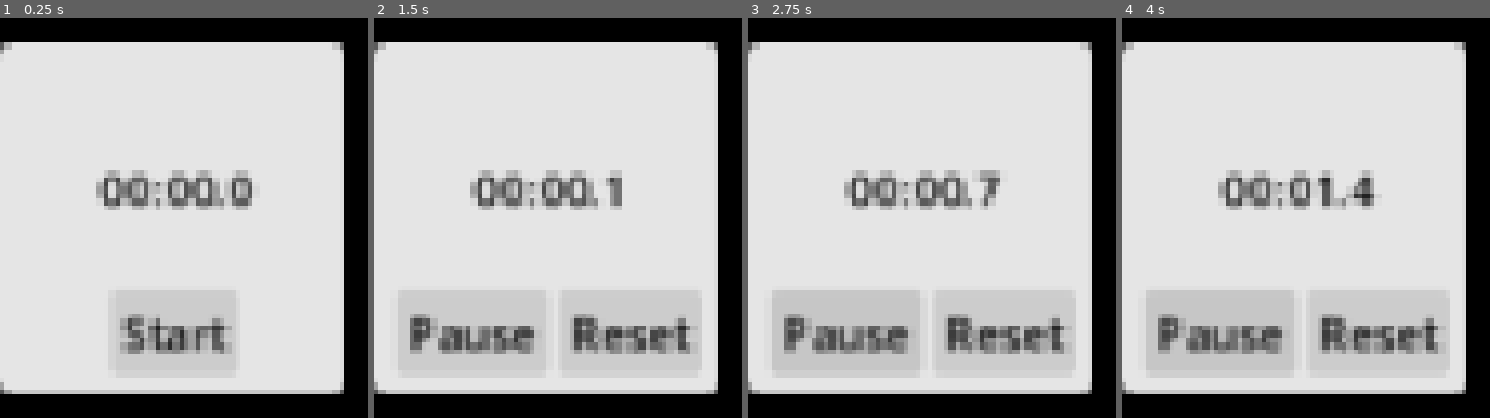
Above: before the commit, frames 1-4 (left to right).
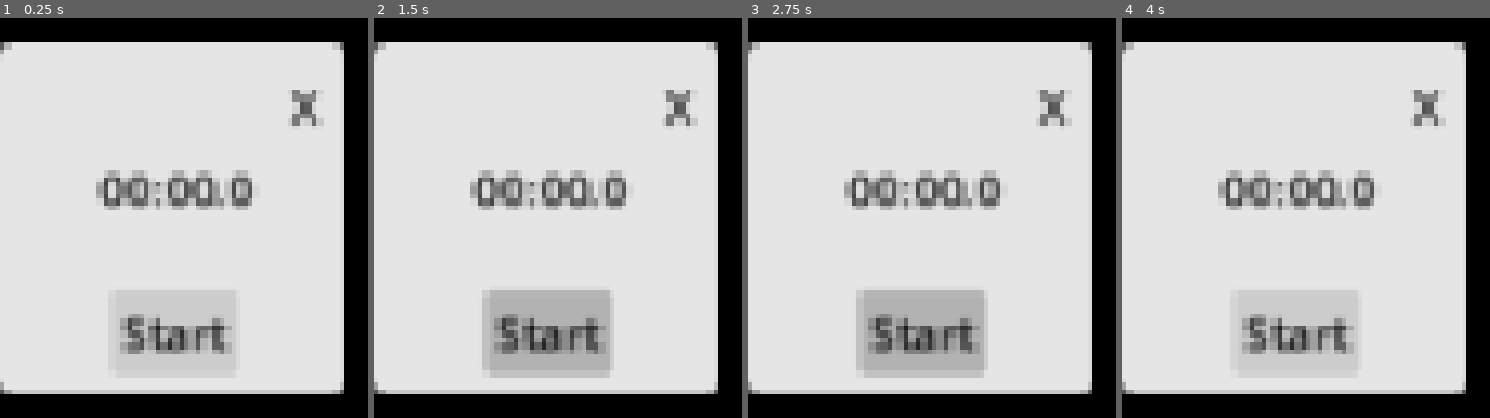
Above: after the commit, the same moments.

Repository: Stenium112/Catssroom
Game: Godot game, scene res://chrono.tscn
Same seed, same stepped clock (60 frames per second), same inputs: the game is played once before the commit and once after it. This scene is started directly instead of the project's main scene.
Inputs (mouse positions are in pixels of both pictures, inside the frame that each line leads up to):
- Up to frame 1 (0.25 s): no input
- Up to frame 2 (1.5 s): click (679, 106) at 0.5 s, where only the run after the commit has a clickable "X"; click "Start" at 1.25 s
- Up to frame 3 (2.75 s): click (920, 334) at 2 s, where only the run after the commit has a clickable "Start"
- Up to frame 4 (4 s): click (1294, 334) at 2.75 s, where only the run after the commit has a clickable "Start"; click (1217, 334) at 3.5 s, where only the run before the commit has a clickable "Pause"

The runs differ from the first frame. In frame 1, 0.4% of the frame differs, in the area x 79-89%, y 18-27%; in frame 2, 15%, in the area x 6-89%, y 18-90%; in frame 3, 14%; in frame 4, 12%.

Commit message:
Replace the method of window deplacement
to start_drag().
Also fix some position things

Diff:
--- a/chrono.gd
+++ b/chrono.gd
@@ -7,6 +7,7 @@
 @onready var pause: Button = $Buttons/Pause
 @onready var buttons: HBoxContainer = $Buttons
 @onready var chrono: Window = $".."
+@onready var close: Button = $Close
 
 var time: float = 0
 var mouse_offset: Vector2i
@@ -19,11 +20,13 @@
 # Called every frame. 'delta' is the elapsed time since the previous frame.
 func _process(delta: float) -> void:
 	arrange_string(time)
-	if Input.is_action_just_pressed("left click"):
-		mouse_offset = panel.get_local_mouse_position()
+	#if Input.is_action_just_pressed("left click"):
+		#mouse_offset = panel.get_local_mouse_position()
+	#if Input.is_action_pressed("left click"):
+		#chrono.position = (chrono.position + Vector2i(panel.get_global_mouse_position()) - mouse_offset)
+
 	if Input.is_action_pressed("left click"):
-		chrono.position = (chrono.position + Vector2i(panel.get_global_mouse_position()) - mouse_offset)
-
+		chrono.start_drag()
 
 func arrange_string(_time: float) -> void:
 	var dict: Dictionary = convert_time(_time)
@@ -68,3 +71,7 @@
 	time = 0
 	start.visible = true
 	buttons.visible = false
+
+
+func _on_close_pressed() -> void:
+	chrono.queue_free()
--- a/chrono.tscn
+++ b/chrono.tscn
@@ -36,6 +36,20 @@
 grow_horizontal = 2
 grow_vertical = 2
 theme_override_colors/font_color = Color(0, 0, 0, 1)
+
+[node name="Close" type="Button" parent="Panel" unique_id=2139753363]
+clip_contents = true
+layout_mode = 1
+anchors_preset = -1
+anchor_left = 0.95
+anchor_top = 0.05
+anchor_right = 0.95
+anchor_bottom = 0.05
+offset_left = -18.0
+offset_bottom = 31.0
+grow_horizontal = 0
+text = "X"
+flat = true
 
 [node name="Start" type="Button" parent="Panel" unique_id=1529172392]
 layout_mode = 1
@@ -82,6 +96,7 @@
 theme_override_colors/font_color = Color(0, 0, 0, 1)
 text = "Reset"
 
+[connection signal="pressed" from="Panel/Close" to="Panel" method="_on_close_pressed"]
 [connection signal="pressed" from="Panel/Start" to="Panel" method="_on_start_pressed"]
 [connection signal="timeout" from="Panel/1s" to="Panel" method="_on_s_timeout"]
 [connection signal="pressed" from="Panel/Buttons/Pause" to="Panel" method="_on_pause_pressed"]
--- a/project.godot
+++ b/project.godot
@@ -49,6 +49,16 @@
 "events": [Object(InputEventKey,"resource_local_to_scene":false,"resource_name":"","device":-1,"window_id":0,"alt_press …(195 unchanged characters)…
 ]
 }
+"mouse wheel down"={
+"deadzone": 0.2,
+"events": [Object(InputEventMouseButton,"resource_local_to_scene":false,"resource_name":"","device":-1,"window_id":0,"alt_pressed":false,"shift_pressed":false,"ctrl_pressed":false,"meta_pressed":false,"button_mask":16,"position":Vector2(311, 10),"global_position":Vector2(320, 58),"factor":1.0,"button_index":5,"canceled":false,"pressed":true,"double_click":false,"script":null)
+]
+}
+"mouse wheel up"={
+"deadzone": 0.2,
+"events": [Object(InputEventMouseButton,"resource_local_to_scene":false,"resource_name":"","device":-1,"window_id":0,"alt_pressed":false,"shift_pressed":false,"ctrl_pressed":false,"meta_pressed":false,"button_mask":8,"position":Vector2(148, 16),"global_position":Vector2(157, 64),"factor":1.0,"button_index":4,"canceled":false,"pressed":true,"double_click":false,"script":null)
+]
+}
 
 [rendering]
 
--- a/widget/barre.tscn
+++ b/widget/barre.tscn
@@ -4,15 +4,12 @@
 [ext_resource type="Theme" uid="uid://w8bybooxrfq2" path="res://assets/themes/style.tres" id="2_urdoc"]
 
 [node name="barre" type="Window" unique_id=1990801582]
-transparent_bg = true
 oversampling_override = 1.0
 title = "Bar"
 position = Vector2i(0, 36)
-size = Vector2i(230, 31)
-unresizable = true
+size = Vector2i(235, 36)
 borderless = true
 always_on_top = true
-transparent = true
 script = ExtResource("1_8d1ea")
 
 [node name="Panel" type="Panel" parent="." unique_id=1055503955]
@@ -26,10 +23,17 @@
 
 [node name="HBoxContainer" type="HBoxContainer" parent="Panel" unique_id=973876418]
 layout_mode = 1
-anchors_preset = -1
-anchor_right = 1.0
-anchor_bottom = 1.0
-offset_bottom = -45.4171
+anchors_preset = 8
+anchor_left = 0.5
+anchor_top = 0.5
+anchor_right = 0.5
+anchor_bottom = 0.5
+offset_left = -115.0
+offset_top = -15.5
+offset_right = 115.0
+offset_bottom = 15.5
+grow_horizontal = 2
+grow_vertical = 2
 theme = ExtResource("2_urdoc")
 
 [node name="Close" type="Button" parent="Panel/HBoxContainer" unique_id=1835371790]
